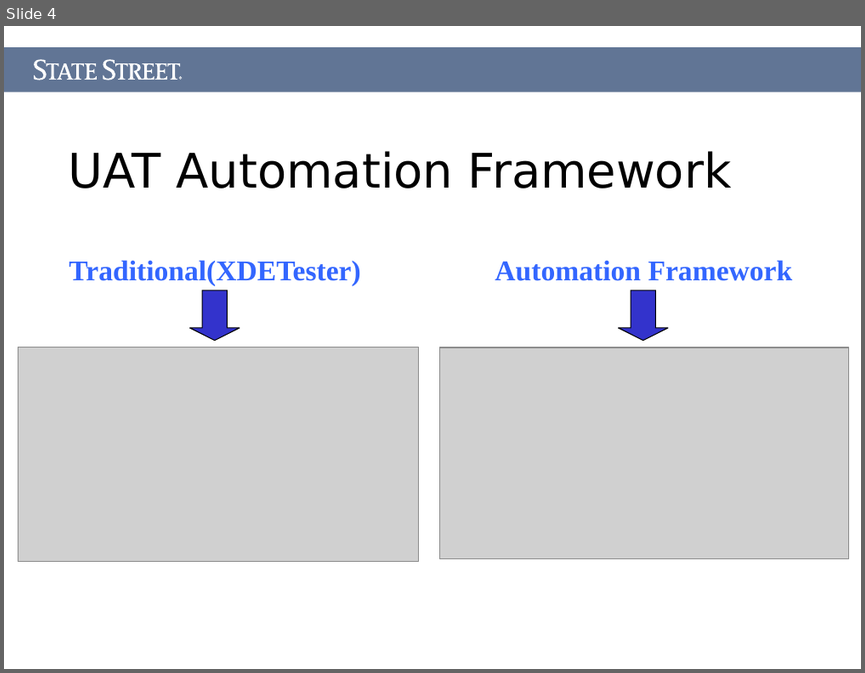
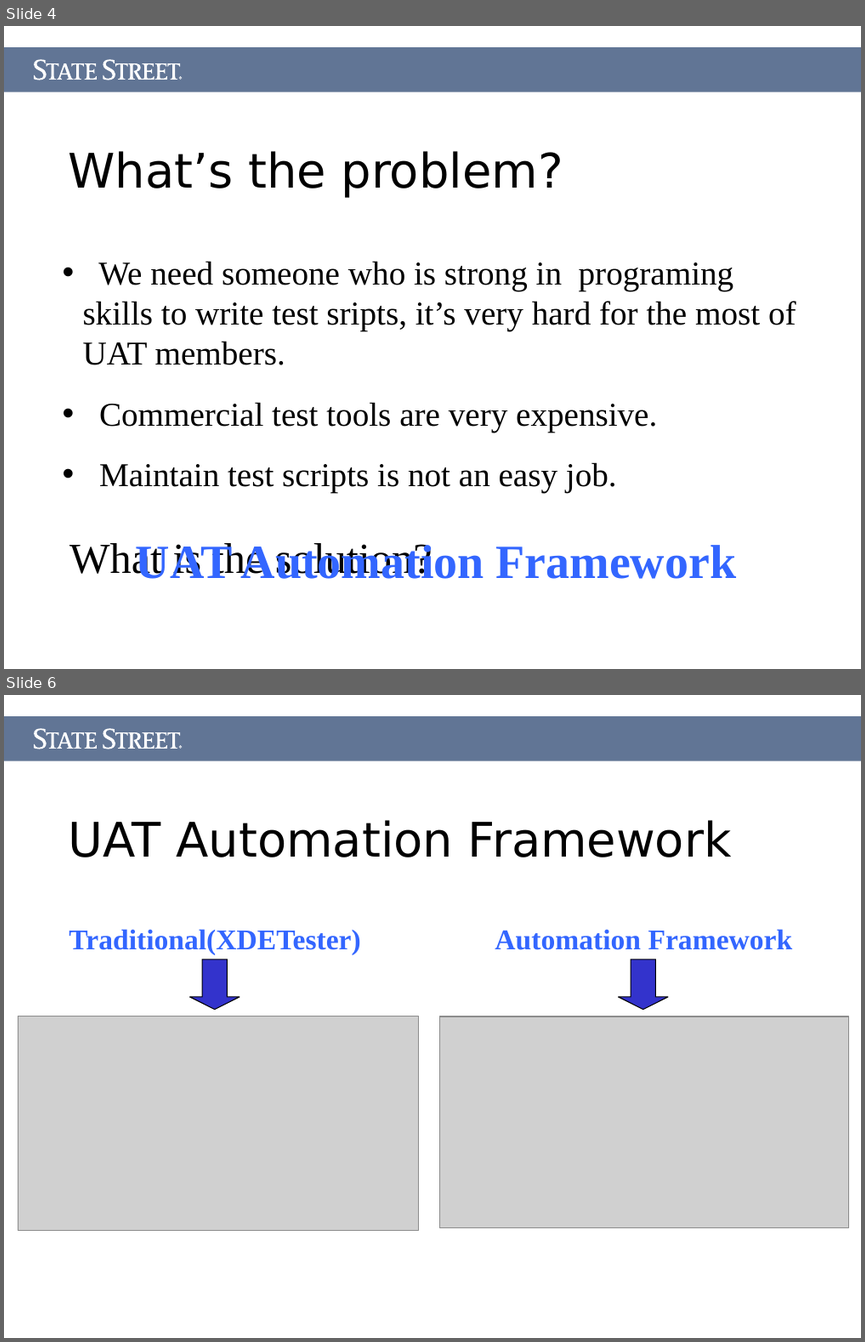
Before and after one commit to Letractively/autotester, a slide deck: Document/AutoTester.ppt. Shown one above the other, each under a label of ours: slide 4 before the commit, slides 4 and 6 after it; the slides between them are not shown. The pictures are 865x673 and 865x1342 pixels, drawn with LibreOffice and Linux fonts; fonts in the diff are those of the drawing; grey boxes stand for pictures. Boxes give left, top, right and bottom in pixels: in the first picture for what was removed or moved away, otherwise in the second. Text is boxed around its words. In the diff, an @@ line names an element or a change of style, - is before the commit and + after.

```diff
--- a/Document/AutoTester.ppt
+++ b/Document/AutoTester.ppt
@@ slide 4 added at box(4, 26, 861, 669), background #FFFFFF @@
@@ rectangle added at box(4, 47, 861, 92), fill #617595 @@
@@ freeform shape added at box(34, 59, 181, 80), fill #FFFFFF @@
@@ freeform shape added at box(179, 76, 182, 80), fill #FFFFFF @@
@@ title added at box(69, 151, 563, 197), 40 pt, text #000000 @@
+What’s the problem?
@@ text added at box(83, 261, 796, 493), 28 pt, text #000000 @@
+• We need someone who is strong in programing skills to write test sripts, it’s very hard for the most of UAT members.
+• Commercial test tools are very expensive.
+• Maintain test scripts is not an easy job.
@@ text added at box(69, 543, 432, 578), 36 pt, text #000000 @@
+What is the solution?
@@ text added at box(136, 543, 484, 578), 40 pt, text #3366FF, bold @@
+UAT Automation Framework
@@ what was slide 4 is now slide 6 @@
```
Also in this commit, not shown: 3 slides changed, 3 other slides added, 6 slides removed, 16 other files.
